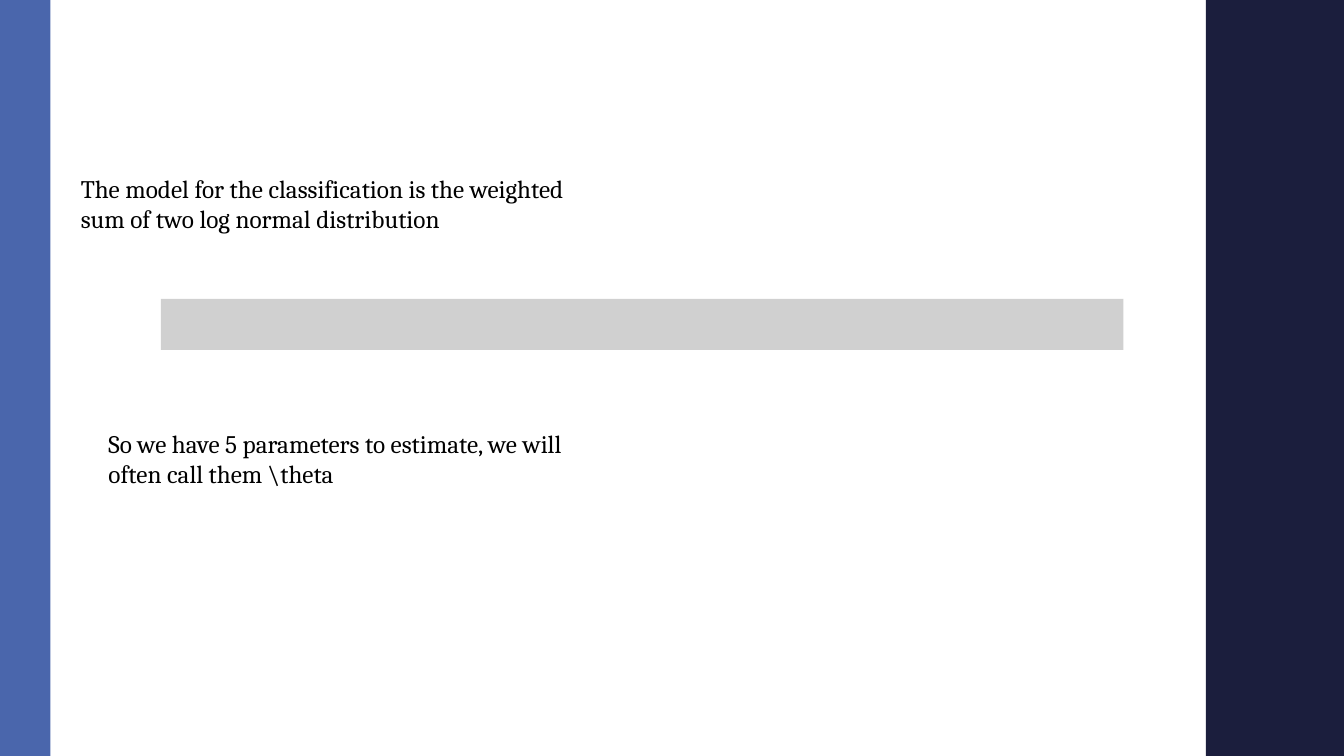
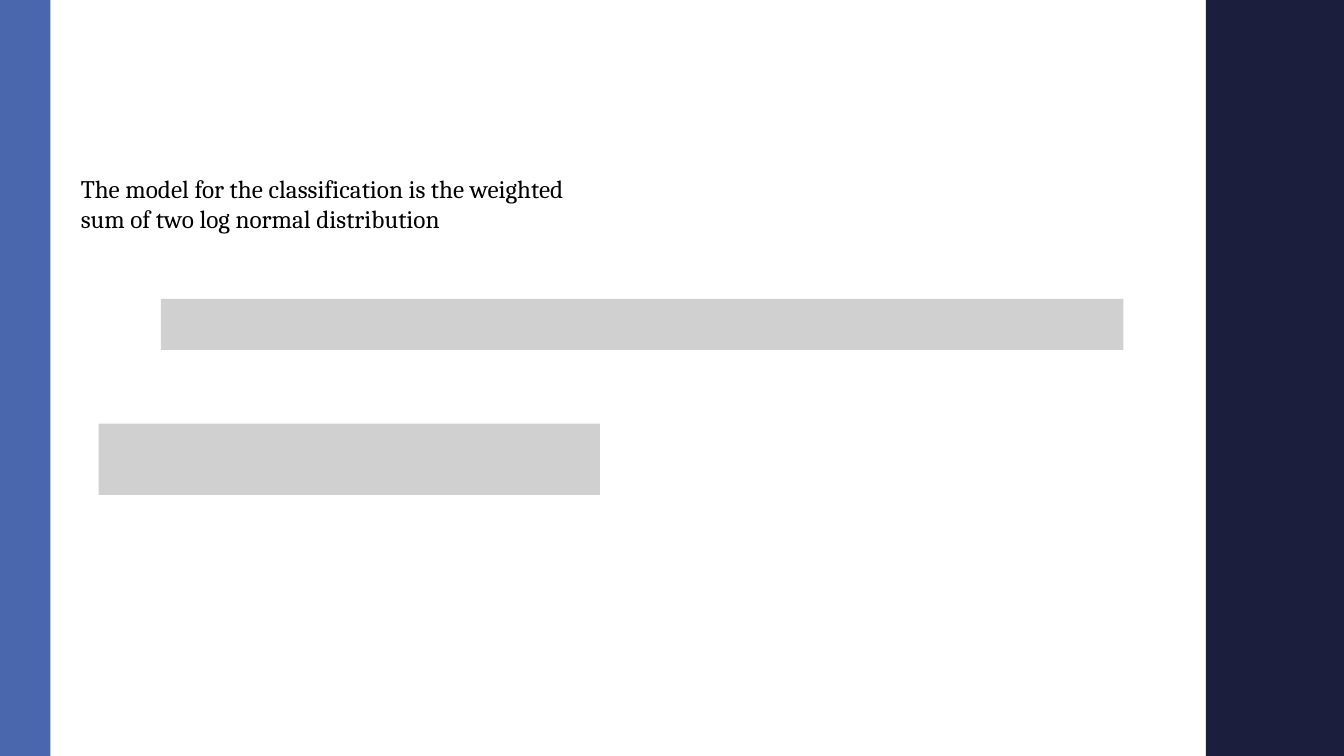
Before and after one commit to AndreaMarcone01/Bayesian_exam, a slide deck: slide 5 of Seminar.pptx. Drawn at 1344x756 pixels with LibreOffice and Linux fonts; fonts in the diff are those of the drawing; grey boxes stand for pictures; background and template pictures are left out. Boxes give left, top, right and bottom in pixels: in the first picture for what was removed or moved away, otherwise in the second. Text is boxed around its words. In the diff, an @@ line names an element or a change of style, - is before the commit and + after.

```diff
--- a/Seminar.pptx
+++ b/Seminar.pptx
@@ picture added at (99, 423, 600, 495) @@
@@ text removed at (108, 435, 562, 486) @@
-So we have 5 parameters to estimate, we will often call them \theta
```
Also in this commit, not shown: 3 slides added, 1 other file.
